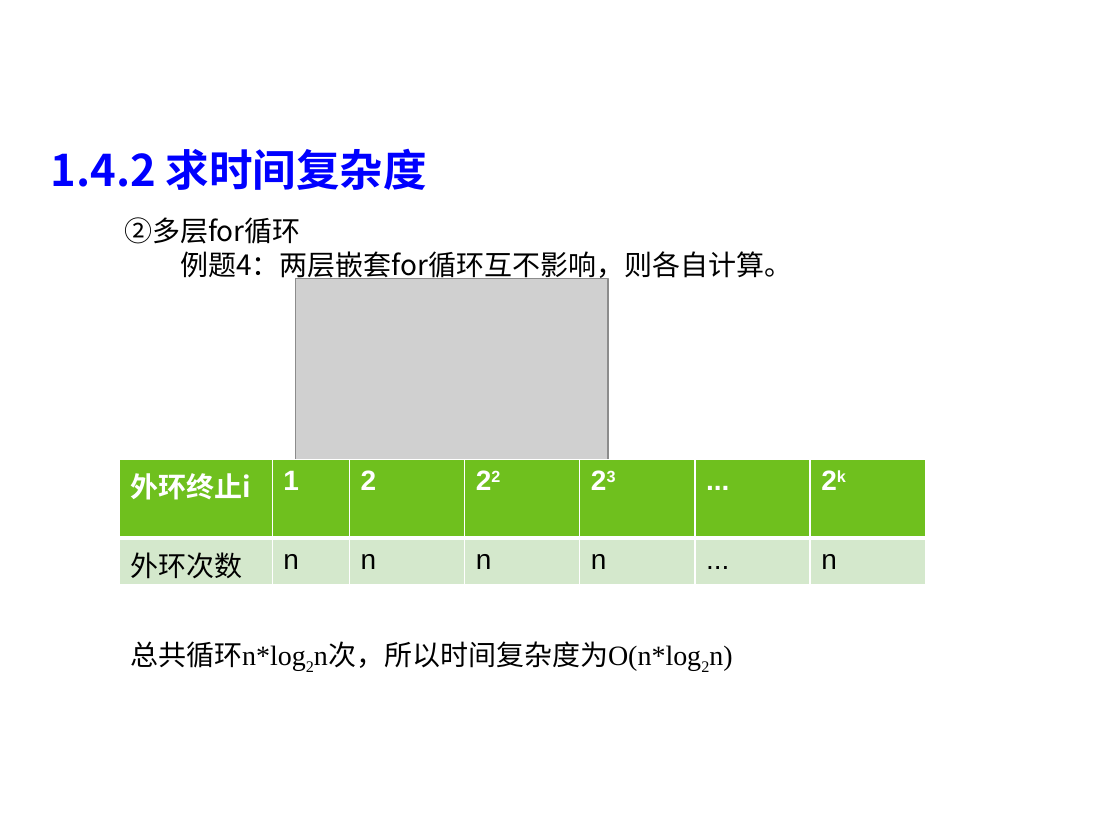
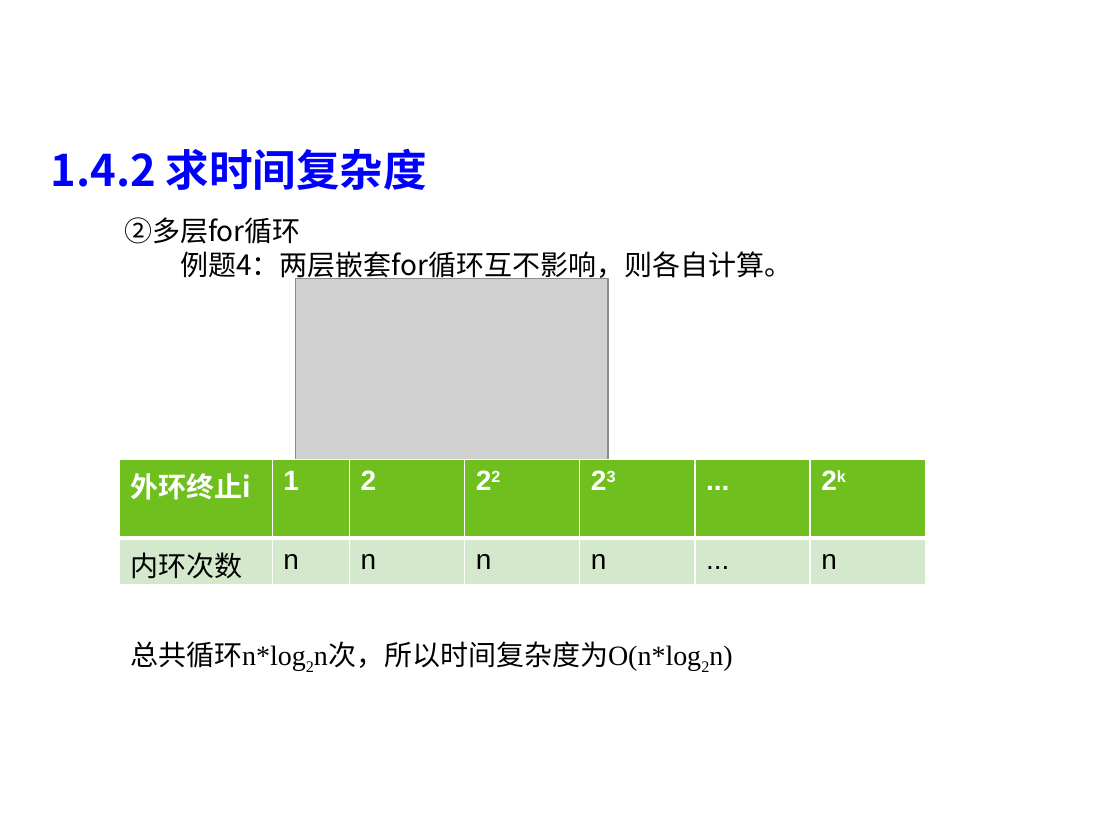
Before and after one commit to liutongling/DP, a slide deck: slide 22 of file/第1章 概论.pptx. Drawn at 1120x840 pixels with LibreOffice and Linux fonts; fonts in the diff are those of the drawing; grey boxes stand for pictures; background and template pictures are left out. Boxes give left, top, right and bottom in pixels: in the first picture for what was removed or moved away, otherwise in the second. Text is boxed around its words. In the diff, an @@ line names an element or a change of style, - is before the commit and + after.

```diff
--- a/file/第1章 概论.pptx
+++ b/file/第1章 概论.pptx
@@ table at [119, 459, 926, 585] @@
-row 2, column 1: 外环次数
+row 2, column 1: 内环次数
```
Also in this commit, not shown: 3 other slides changed.
